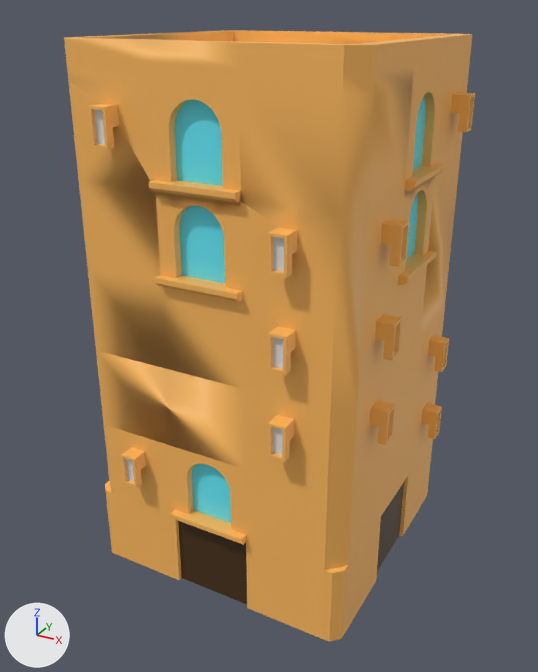
What one commit did to the FBX model Assets/_Visuals/Graph/Packs/house.001.fbx.
Before and after are seen from a 50 mm lens placed at (4.1, -7.69, 6.67), pointed at (-0.04, -0.17, 2.91). Every picture has the same lights, and +X, +Y and +Z are marked at lower left. Where no turn or scale is listed for an object, it has been applied to the vertices.

The first picture shows 'House'.
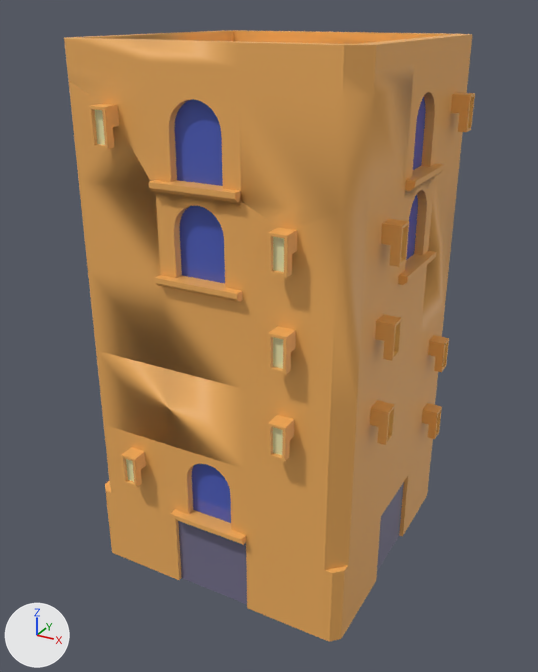
Boxes (x1, y1, x2, y2) around the edits, measured in the pictures (538 x 672 px):
'House', recoloured: (73, 30, 471, 609) in both

Patch to the scene script:
```diff
--- a/Assets/_Visuals/Graph/Packs/house.001.fbx.py
+++ b/Assets/_Visuals/Graph/Packs/house.001.fbx.py
@@ mat_floor @@
 mat_floor = principled_material('Floor')
-mat_floor.base_color = (0.0633, 0.0271, 0.00281)  # brown #472e09
+mat_floor.base_color = (0.175, 0.162, 0.262)  # blue #74708c
@@ mat_window @@
 mat_window = principled_material('Window')
-mat_window.base_color = (0.133, 0.864, 1.0)  # cyan #66efff
+mat_window.base_color = (0.0762, 0.114, 0.521)  # blue #4e5fbf
 mat_window.roughness = 0.0
```
